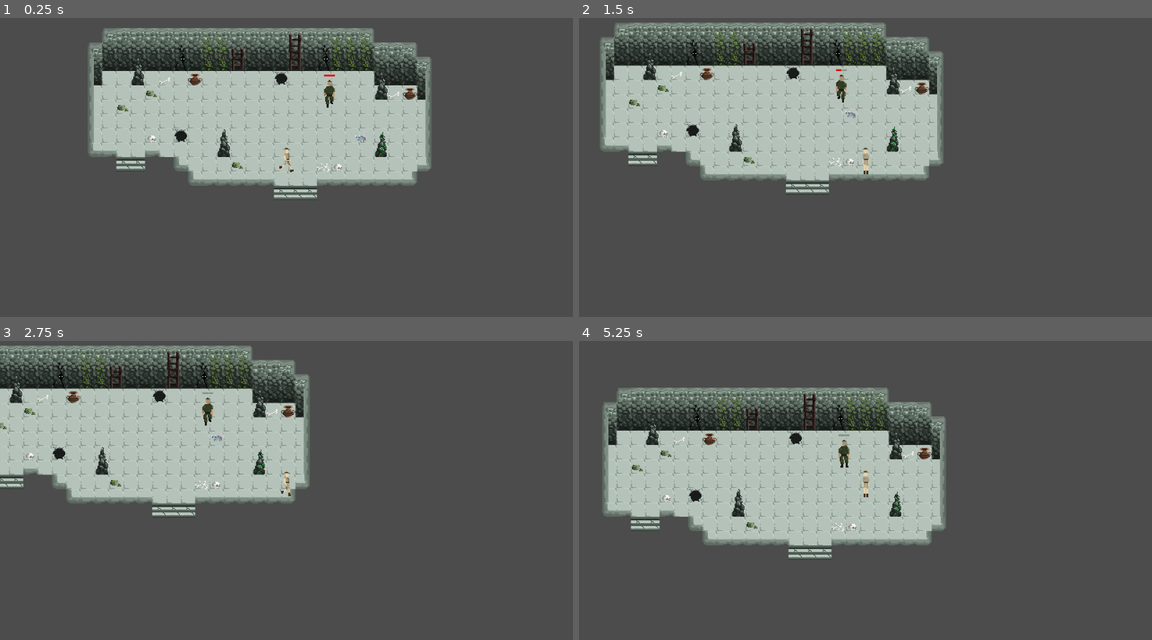
Above: before the commit, frames 1-4 (two rows, left to right).
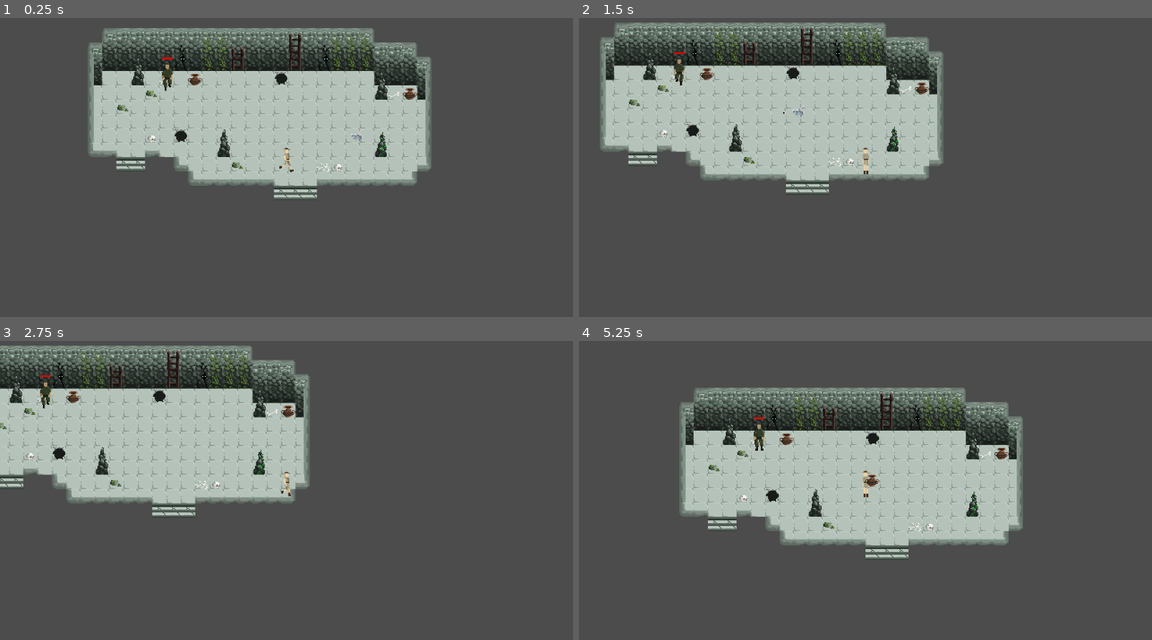
Above: after the commit, the same moments.

Repository: mirogon/Archaeology
Game: Godot game, scene res://Scenes/Main.tscn
Two runs of this game, one before a commit and one after it. Both use one fixed random seed, a clock stepped at 60 frames per second and the inputs below. The engine's default icon, where the game draws it, is replaced by a stand-in: a white triangle on a blue panel in a dark square.
Inputs (mouse positions are in pixels of both pictures, inside the frame that each line leads up to):
- Up to frame 1 (0.25 s): no input
- Up to frame 2 (1.5 s): move the mouse to (991, 143) at 0.52 s; hold Right (ui_right) 0.53-1.28 s; click (991, 143) at 0.67 s; move the mouse to (750, 176) at 1.27 s; hold Down (ui_down) from 1.28 s (still down)
- Up to frame 3 (2.75 s): tap Enter at 2 s; move the mouse to (343, 412) at 2.02 s; release Down (ui_down) at 2.03 s; hold Right (ui_right) from 2.03 s (still down)
- Up to frame 4 (5.25 s): move the mouse to (836, 547) at 2.77 s; release Right (ui_right) at 2.78 s; hold Up (ui_up) 2.78-3.53 s; click (836, 547) at 2.92 s; move the mouse to (1037, 532) at 3.52 s; hold Left (ui_left) 3.53-5.03 s; move the mouse to (693, 436) at 4.27 s; move the mouse to (894, 484) at 5.02 s; hold Down (ui_down) from 5.03 s (still down); click (894, 484) at 5.17 s

The runs differ from the first frame. In frame 1, 0.3% of the frame differs, in the area x 28-64%, y 13-42%; in frame 2, 0.3%; in frame 3, 0.3%; in frame 4, 21%, in the area x 4-78%, y 15-74%.

Commit message:
Soldier now attacks Enemies

Diff:
--- /dev/null
+++ b/Scenes/GunProjectile.tscn
@@ -0,0 +1,23 @@
+[gd_scene load_steps=4 format=2]
+
+[ext_resource path="res://icon.png" type="Texture" id=1]
+[ext_resource path="res://Scripts/Projectile.gd" type="Script" id=2]
+
+[sub_resource type="RectangleShape2D" id=1]
+extents = Vector2( 1, 1 )
+
+[node name="Projectile" type="Area2D"]
+script = ExtResource( 2 )
+hitDamage = 50
+moveSpeed = 250
+
+[node name="CollisionShape2D" type="CollisionShape2D" parent="."]
+scale = Vector2( 0.5, 0.5 )
+shape = SubResource( 1 )
+
+[node name="Sprite" type="Sprite" parent="."]
+modulate = Color( 0, 0, 0, 1 )
+scale = Vector2( 0.02, 0.02 )
+texture = ExtResource( 1 )
+
+[connection signal="body_entered" from="." to="." method="_on_Projectile_body_entered"]
--- a/Scenes/Main.tscn
+++ b/Scenes/Main.tscn
@@ -17,4 +17,4 @@
 position = Vector2( -386, -62 )
 
 [node name="Soldier" parent="." instance=ExtResource( 5 )]
-position = Vector2( -434, -103 )
+position = Vector2( -615, -122 )
--- a/Scenes/Rat.tscn
+++ b/Scenes/Rat.tscn
@@ -63,20 +63,21 @@
 } ]
 
 [sub_resource type="RectangleShape2D" id=68]
-extents = Vector2( 7, 6 )
+extents = Vector2( 7, 5.5 )
 
 [node name="Rat" type="KinematicBody2D" groups=["Enemy"]]
 script = ExtResource( 3 )
 speed = 65
 
 [node name="AnimatedSprite" type="AnimatedSprite" parent="."]
+position = Vector2( 0, -8 )
 frames = SubResource( 67 )
 animation = "Rat_Walk"
 frame = 3
 playing = true
 
 [node name="CollisionShape2D" type="CollisionShape2D" parent="."]
-position = Vector2( 0, 2 )
+position = Vector2( 0, -5.5 )
 shape = SubResource( 68 )
 
 [node name="HealthSystem" parent="." instance=ExtResource( 4 )]
--- a/Scenes/Soldier.tscn
+++ b/Scenes/Soldier.tscn
@@ -1,10 +1,11 @@
-[gd_scene load_steps=26 format=2]
+[gd_scene load_steps=27 format=2]
 
 [ext_resource path="res://Asstes/Character/Character_Army.png" type="Texture" id=1]
 [ext_resource path="res://Scenes/NavigationMovement.tscn" type="PackedScene" id=2]
 [ext_resource path="res://Scenes/HealthBar.tscn" type="PackedScene" id=3]
 [ext_resource path="res://Scripts/Soldier.gd" type="Script" id=4]
 [ext_resource path="res://Scenes/HealthSystem.tscn" type="PackedScene" id=5]
+[ext_resource path="res://Scenes/GunProjectile.tscn" type="PackedScene" id=6]
 
 [sub_resource type="RectangleShape2D" id=20]
 extents = Vector2( 6, 15 )
@@ -106,6 +107,7 @@
 
 [node name="Soldier" type="Area2D" groups=["Soldier"]]
 script = ExtResource( 4 )
+projectile_scene = ExtResource( 6 )
 
 [node name="CollisionShape2D" type="CollisionShape2D" parent="."]
 position = Vector2( 0, -15 )
--- a/Scripts/Soldier.gd
+++ b/Scripts/Soldier.gd
@@ -1,10 +1,51 @@
 extends Area2D
 
+export var projectile_scene: PackedScene
+export var shoot_interval = 1
+
+var enemies: Array
+var time_since_last_shot
+
 func _ready():
-	pass # Replace with function body.
+	time_since_last_shot = 0
 
 func _process(delta):
-	pass
+	find_enemies()
+	if(enemies.size() > 0):
+		var nearest_enemy = find_nearest_enemy()
+		if time_since_last_shot >= shoot_interval:
+			time_since_last_shot = 0
+			shoot_at_enemy(nearest_enemy)
+	time_since_last_shot += delta
+
+func shoot_at_enemy(enemy):
+	var direction: Vector2 = enemy.position - position
+	direction = direction.normalized()
+	var projectile: Projectile = projectile_scene.instance()
+	projectile.position = position
+	projectile.moveDir = direction
+	get_tree().get_root().add_child(projectile)
+
+func find_nearest_enemy():
+	if(!enemies || enemies.size() == 0):
+		return
+	var closest_enemy = enemies[0]
+	for i in range(enemies.size()):
+		if enemies[i].position.distance_to(position) < closest_enemy.position.distance_to(position):
+			closest_enemy = enemies[i]
+	return closest_enemy
+
+func find_enemies():
+	enemies.clear()
+	var root_child_count = get_tree().get_root().get_child_count()
+	for i in range(root_child_count):
+		var child = get_tree().get_root().get_child(i)
+		if(child.is_in_group("Enemy")):
+			enemies.append(child)
+		for j in range(child.get_child_count()):
+			var child_child = child.get_child(j)
+			if(child_child.is_in_group("Enemy")):
+				enemies.append(child_child)
 
 func _on_HealthSystem_died():
 	print("Soldier died!")
